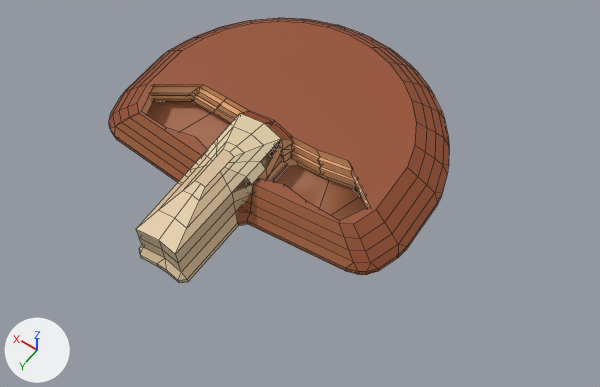
Renders of the FBX model First Person Cooking/Assets/Food/Mesh/Cut_Mesh.fbx from each side of a commit.
Both versions are drawn from a 50 mm camera at (-0.238, 0.3, 0.428) aimed at (-0.041, 0.024, -0.005). Every picture has the same lights, and +X, +Y and +Z are marked at lower left. Mesh edges are drawn as thin lines. Where no turn or scale is listed for an object, it has been applied to the vertices. Vertices at the same position are counted once.

The older version as bpy lines, for what is in view:
```python
me_circle_001 = bpy.data.meshes.new('Circle.001')
me_circle_001.from_pydata(...)  # 594 vertices, 594 faces; spans x -0.12..0.119, y -0.121..0.119, z -0.022..0.026
me_circle_001.materials.append(mat_cut_mesh)  # picture img_imphenziapalette01_256_gradient_png
ob_cut_mush = bpy.data.objects.new('Cut_Mush', me_circle_001)
ob_cut_mush.location = (0.0, 0.0, 0.0)
```
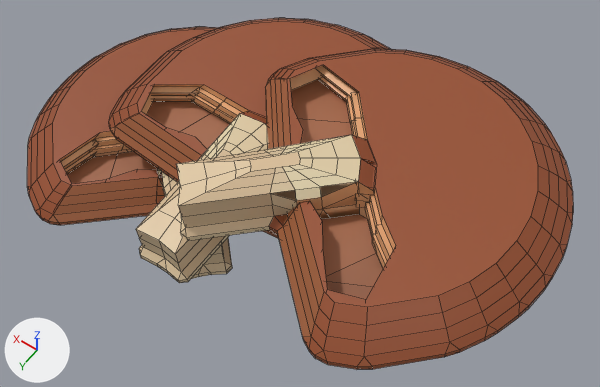
Boxes [x1, y1, x2, y2] around the edits, measured in the pictures (600 x 387 px):
'Cut_Mush', reshaped (60% wider, 32% taller): before [109, 18, 449, 283]; after [27, 18, 573, 369]
part 1 of me_circle_001, added (brown): after [176, 48, 573, 369]
part 2 of me_circle_001, added (brown): after [27, 27, 232, 279]

The change, as a list of edits to the scene's bpy script:
```text
Change me_circle_001:
    used by ob_cut_mush; location = (0.0, 0.0, 0.0)
    remove me_circle_001.from_pydata(...)  # 594 vertices, 594 faces; spans x -0.12..0.119, y -0.121..0.119, z -0.022..0.026
    add me_circle_001.from_pydata(...)  # 1785 vertices, 1782 faces; spans x -0.208..0.196, y -0.121..0.127, z -0.056..0.106
    me_circle_001 part 1: a new loose piece of 592 vertices spanning x -0.208..0.023, y -0.108..0.127, z 0.009..0.057, in mat_cut_mesh (picture img_imphenziapalette01_256_gradient_png)
    me_circle_001 part 2: a new loose piece of 592 vertices spanning x -0.035..0.196, y -0.113..0.121, z -0.056..-0.01, in mat_cut_mesh (picture img_imphenziapalette01_256_gradient_png)
```
